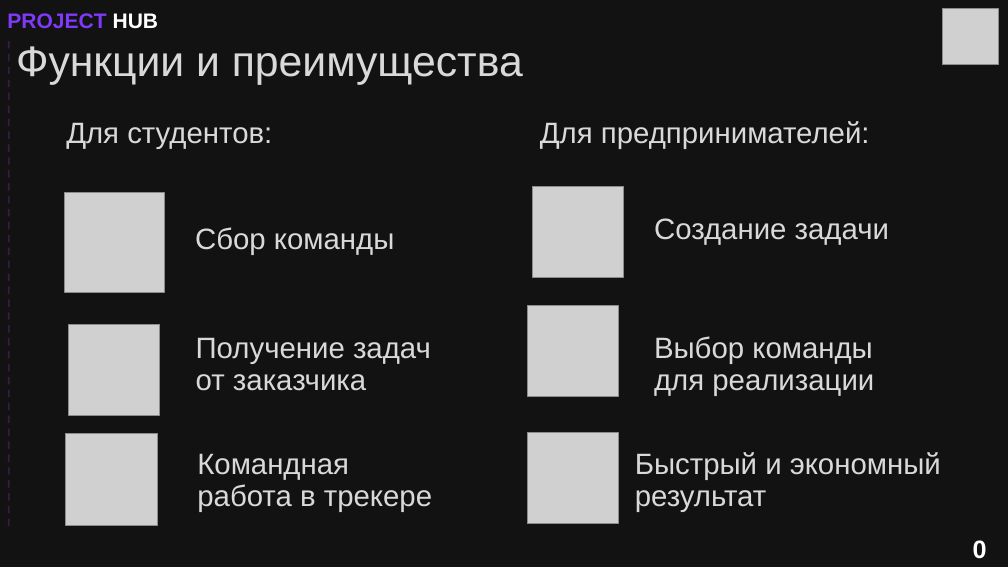
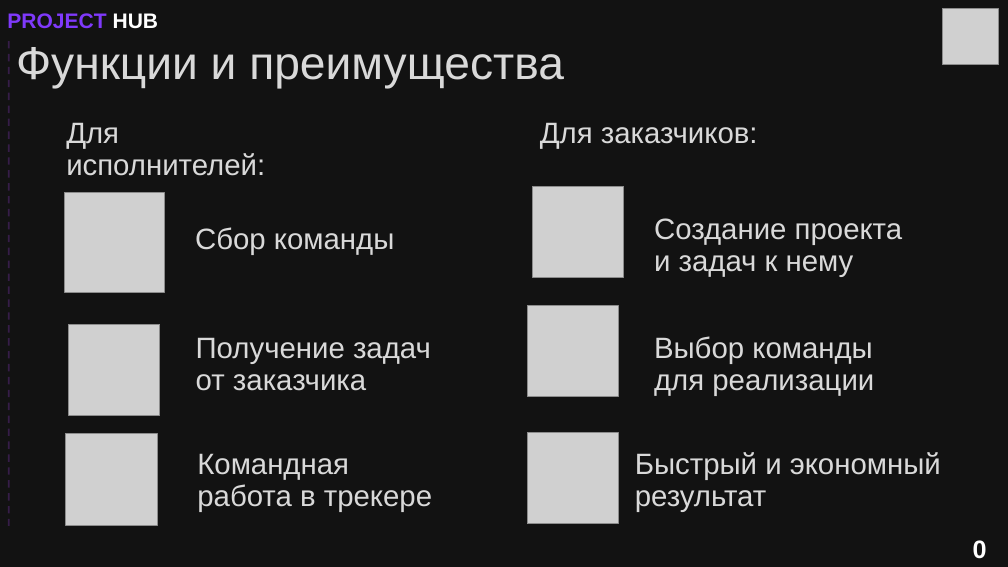
Before and after one commit to vshakitskiy/projecthub, a slide deck: slide 6 of download/projecthub.pptx (slide 7 before the commit). Drawn at 1008x567 pixels with LibreOffice and Linux fonts; fonts in the diff are those of the drawing; grey boxes stand for pictures. Boxes give left, top, right and bottom in pixels: in the first picture for what was removed or moved away, otherwise in the second. Text is boxed around its words. In the diff, an @@ line names an element or a change of style, - is before the commit and + after.

```diff
--- a/download/projecthub.pptx
+++ b/download/projecthub.pptx
@@ text "Функции и преимущества" at [16,47,564,89]: size 40.7 to 44 pt @@
@@ text at [66,122,265,176]: text changed @@
-Для студентов:
+Для исполнителей:
@@ text at [540,122,758,149]: text changed @@
-Для предпринимателей:
+Для заказчиков:
@@ text at [654,218,903,277]: text changed @@
-Создание задачи
+Создание проекта и задач к нему
```
Also in this commit, not shown: 3 other slides changed, 1 slide removed, 5 other files.
